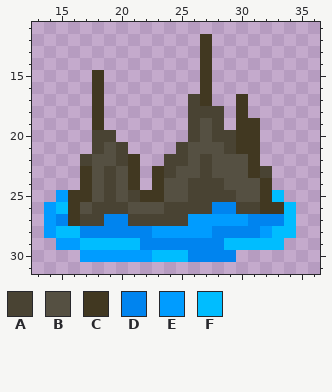
Pixel-art sprite -- arch/scenery/rocks/rock_lake.101.png. The picture above was drawn from the file before the commit.
The file is 48x38 pixels. Colours within 5 levels of each other are drawn and written as one. Shown: x 13..36, y 11..31.
Palette (. is transparent): A #494333  B #555042  C #413821  D #0084ef  E #009cff  F #00bdff
After:
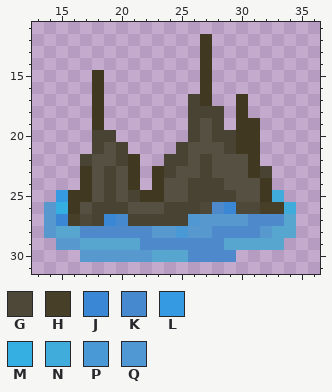
Colours new in this view: G #4e4839  H #473f28  J #3a88d5  K #4789cf  L #359ae2  M #35afe2  N #3facdc  P #4999d7  Q #4f98d3
Diff:
colour D: #0084ef -> #4e89cc
colour E: #009cff -> #5798cf
colour F: #00bdff -> #57a6cf
y 25: x 15 E -> L; x 33 F -> N
y 26: x 15 F -> M; x 27 A -> G; x 29..34 DAACCF -> JGGHHN
y 27: x 15..17 DCA -> JHG; x 19..20 DD -> JK; x 26 E -> Q
y 28: x 25 E -> P
Boxes around the changes in both pictures, in picture pixels (x1, y1, x2, y2):
changed: (44, 190, 296, 262)
